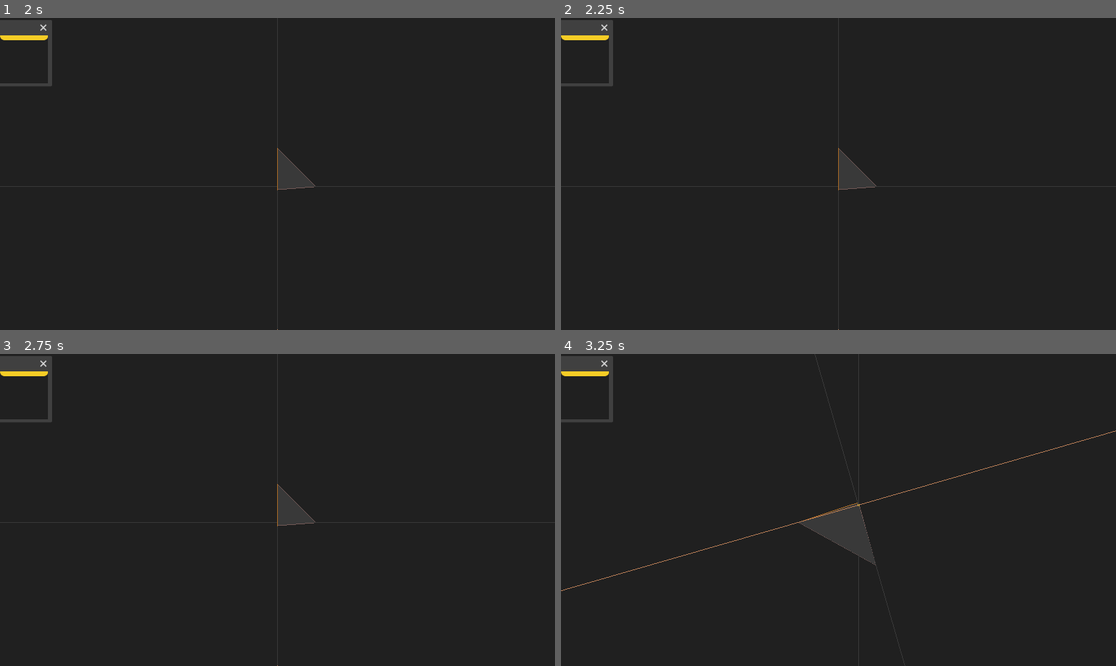
Above: before the commit, frames 1-4 (two rows, left to right).
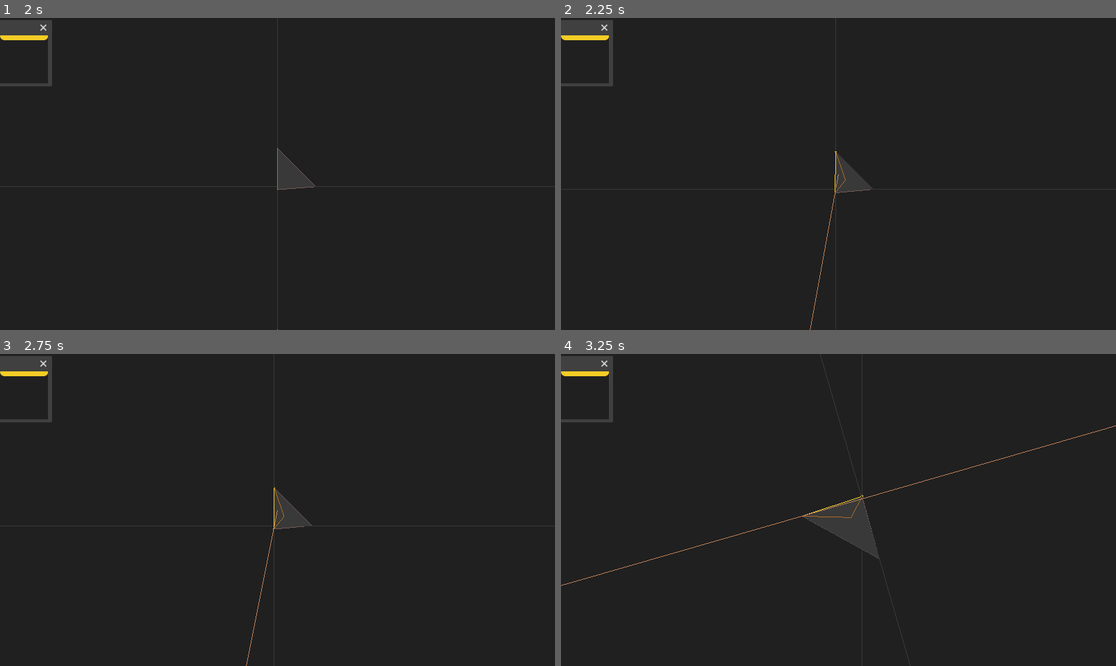
Above: after the commit, the same moments.

Repository: Y-o-p/gizmo
Game: Godot game, scene res://scenes/main.tscn
The game is run twice, just before and just after one commit, with the same random seed, the same clock (stepped at 60 frames per second) and the same inputs.
Inputs (mouse positions are in pixels of both pictures, inside the frame that each line leads up to):
- Up to frame 1 (2 s): tap Enter at 0.5 s; move the mouse to (399, 158) at 0.52 s; hold Right (ui_right) 0.53-1.28 s; click (399, 158) at 0.6 s; tap Space (swap_projection) at 1.25 s; move the mouse to (166, 189) at 1.27 s; hold Down (ui_down) from 1.28 s (still down); tap M (macro) at 1.35 s; click (166, 189) at 1.55 s
- Up to frame 2 (2.25 s): tap Enter at 2 s; move the mouse to (894, 105) at 2.02 s; release Down (ui_down) at 2.03 s; hold Right (ui_right) from 2.03 s (still down); hold Middle mouse button (rotate_mode) from 2.03 s (still down)
- Up to frame 3 (2.75 s): keep holding Right (ui_right); keep holding Middle mouse button (rotate_mode); click (333, 441) at 2.3 s
- Up to frame 4 (3.25 s): tap Space (swap_projection) at 2.75 s; move the mouse to (832, 516) at 2.77 s; release Right (ui_right) at 2.78 s; release Middle mouse button (rotate_mode) at 2.78 s; hold Up (ui_up) from 2.78 s (still down); click (832, 516) at 2.85 s

Frame 1 is identical in both runs. In frame 2, 1.0% of the frame differs, in the area x 0-100%, y 0-100%; in frame 3, 1.0%; in frame 4, 1.6%.

Commit message:
[#8] Added LindenmayerSystem script.

Diff:
--- a/gizmo/scripts/command.gd
+++ b/gizmo/scripts/command.gd
@@ -296,6 +296,21 @@
 		finish_line -= 1
 	elif event.is_action_pressed("ui_down"):
 		finish_line += 1
+	elif event.is_action_pressed("ui_right"):
+		var system := LindenmayerSystem.new()
+		system.constants = {
+			"F": func (command: Command):
+				command.translate(Vector3(0.25, 0.25, 0.25)),
+		}
+		system.production_rules = {
+			"A": "DFJ",
+		}
+		var sequence = system.get_next_sequence("A")
+		for i in range(5):
+			sequence = system.get_next_sequence(sequence)
+
+		print(sequence)
+		system.execute_sequence(sequence, self)
 	else:
 		_command_input(event)
 
--- /dev/null
+++ b/gizmo/scripts/lindenmayer.gd
@@ -0,0 +1,40 @@
+extends RefCounted
+class_name LindenmayerSystem
+
+var production_rules: Dictionary[String, String]
+var constants: Dictionary[String, Callable]
+var BUILT_IN_CONSTANTS: Dictionary[String, Callable] = {
+	"D": func (command: Command):
+		command.pull(),
+	"J": func (command: Command):
+		command.move_edge_selection(),
+	"K": func (command: Command):
+		command.move_face_selection(),
+	"L": func (command: Command):
+		command.move_vertex_selection(),
+	"H": func (command: Command):
+		command.select_vertex(),
+	"[": func (command: Command):
+		command.push_selection(),
+	"]": func (command: Command):
+		command.pop_selection(),
+}
+
+func get_next_sequence(sequence: String):
+	var next_sequence := String()
+	for symbol in sequence:
+		if not production_rules.has(symbol):
+			next_sequence += symbol
+			continue
+
+		next_sequence += production_rules[symbol]
+
+	return next_sequence
+
+
+func execute_sequence(sequence: String, command: Command):
+	for symbol in sequence:
+		if constants.has(symbol):
+			constants[symbol].call(command)
+		elif BUILT_IN_CONSTANTS.has(symbol):
+			BUILT_IN_CONSTANTS[symbol].call(command)
Not shown, added: gizmo/scripts/lindenmayer.gd.uid
